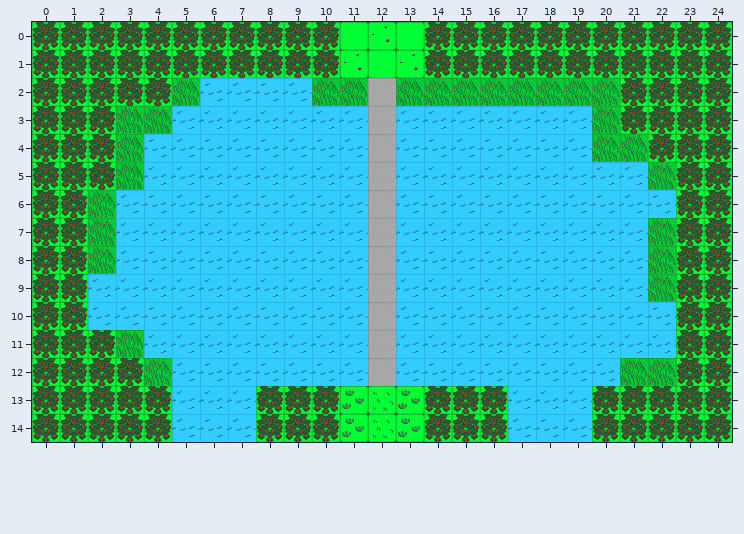
An edit to a level. Tiled map, public/data/first_demo/first_demo3_1.tmx. The first picture shows the starting point.
Cells are 64x64 px. Shown: x 0..24, y 0..14.
After:
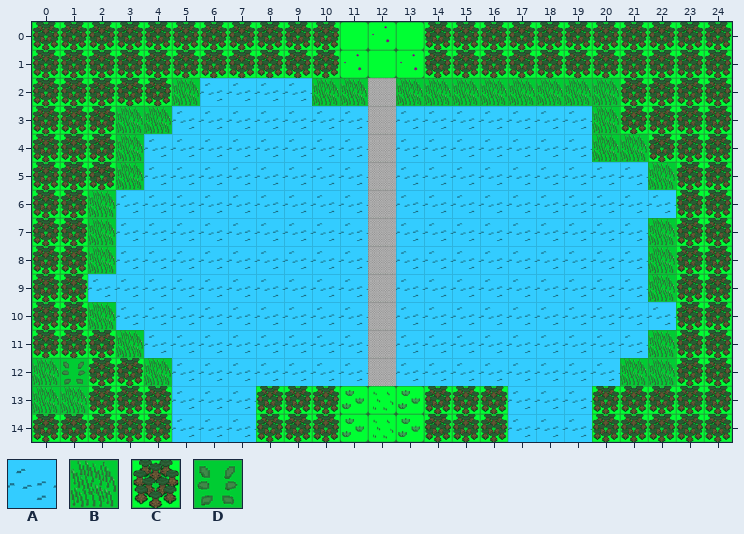
Key: from "tiles": A 3 "SPRITE_WATER", B 11 "SPRITE_FOREST", C 15 "SPRITE_DEFAULT", D 21 "SPRITE_FOREST".
_ is an empty cell.
Edits made:
Layer "tiles":
y 10: x 2 A -> B
y 11: x 22 A -> B
y 12: x 0..1 CC -> BD
y 13: x 0..1 CC -> BB
Changed places in both pictures, as pixel boxes (x1, y1, x2, y2):
changed: (88, 302, 116, 330)
changed: (648, 330, 676, 358)
changed: (32, 358, 88, 414)
